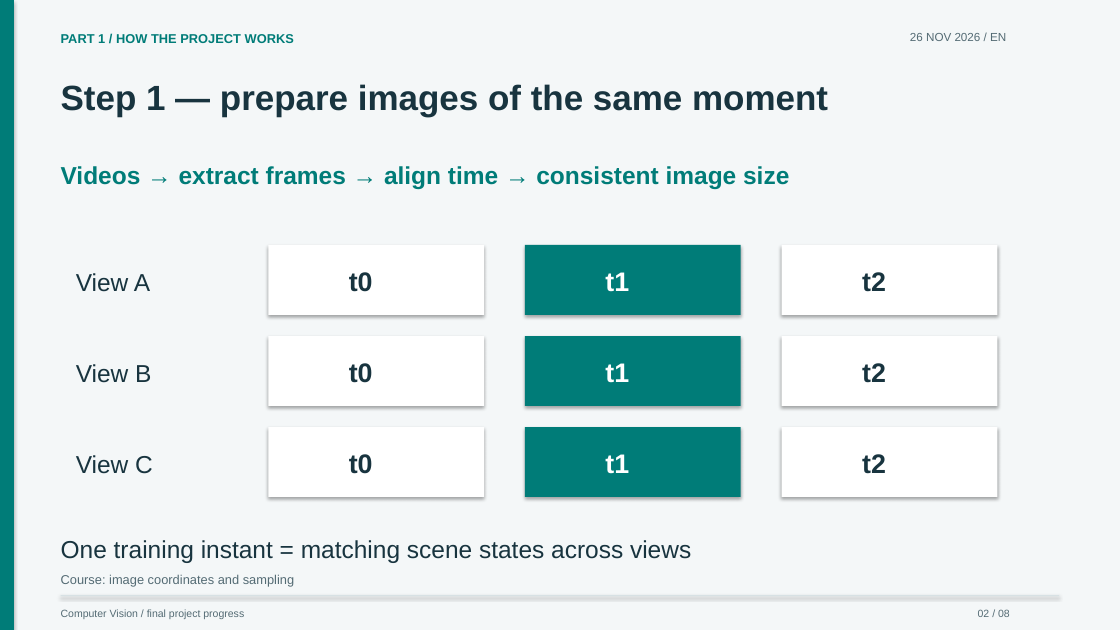
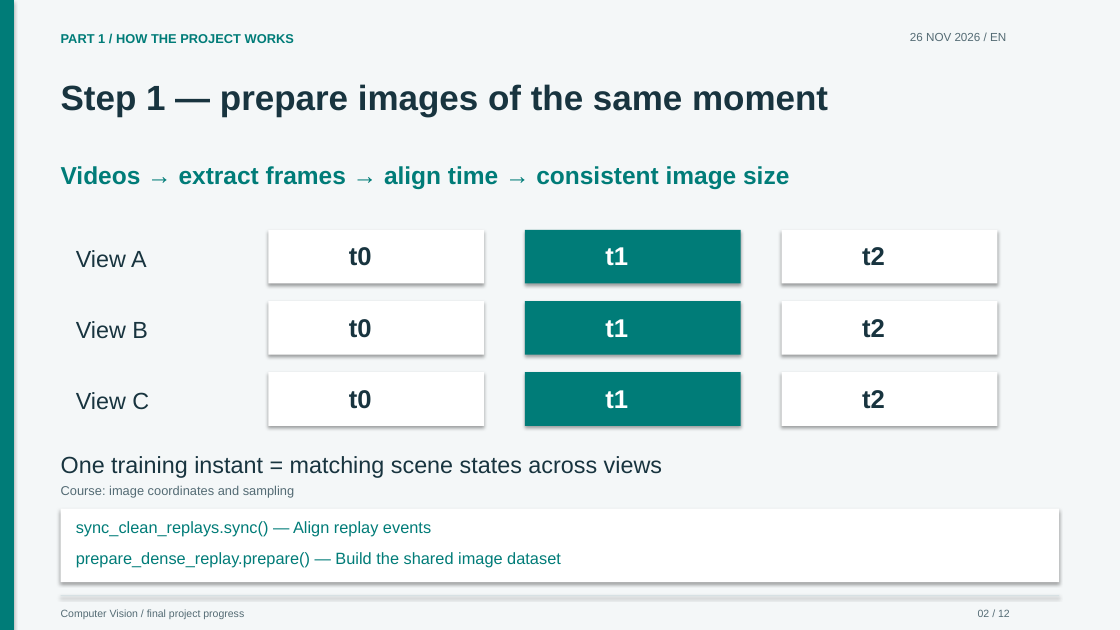
Before and after one commit to craptou/Projet_4D_Gaussian_Splatting, a slide deck: slide 2 of presentations/progress-2026-11-26.en.pptx. Drawn at 1120x630 pixels with LibreOffice and Linux fonts; fonts in the diff are those of the drawing. Boxes give left, top, right and bottom in pixels: in the first picture for what was removed or moved away, otherwise in the second. Text is boxed around its words. In the diff, an @@ line names an element or a change of style, - is before the commit and + after.

```diff
--- a/presentations/progress-2026-11-26.en.pptx
+++ b/presentations/progress-2026-11-26.en.pptx
@@ rectangle: place and size @@
-rectangle at (268,245,484,315)
+rectangle at (268,230,484,284)
@@ rectangle: place and size @@
-rectangle at (525,245,741,315)
+rectangle at (525,230,741,284)
@@ rectangle: place and size @@
-rectangle at (782,245,998,315)
+rectangle at (782,230,998,284)
@@ 4 texts: place and size @@
-4 texts at (76,272,886,292)
+4 texts at (76,247,885,268)
@@ rectangle: place and size @@
-rectangle at (268,336,484,406)
+rectangle at (268,301,484,355)
@@ rectangle: place and size @@
-rectangle at (525,336,741,406)
+rectangle at (525,301,741,355)
@@ rectangle: place and size @@
-rectangle at (782,336,998,406)
+rectangle at (782,301,998,355)
@@ 4 texts: place and size @@
-4 texts at (76,363,886,383)
+4 texts at (76,319,885,339)
@@ rectangle: place and size @@
-rectangle at (268,427,484,497)
+rectangle at (268,372,484,426)
@@ rectangle: place and size @@
-rectangle at (525,427,741,497)
+rectangle at (525,372,741,426)
@@ rectangle: place and size @@
-rectangle at (782,427,998,497)
+rectangle at (782,372,998,426)
@@ size 23 to 22 pt in 9 elements at (349,247,372,266), (605,247,628,266), (862,247,885,266), (349,319,372,338), (605,319,628,338), (862,319,885,338), (349,390,372,409), (605,390,628,409), (862,390,885,409) @@
@@ 4 texts: place and size @@
-4 texts at (76,454,886,474)
+4 texts at (76,390,885,410)
@@ size 21 to 20 pt in 4 elements at (76,250,147,268), (76,321,148,339), (76,392,149,410), (61,456,662,478) @@
@@ text "One training instant = matching ...": place and size @@
-text "One training instant = matching ..." at (61,540,691,563)
+text "One training instant = matching ..." at (61,456,662,478)
@@ text "Course: image coordinates and sampling": place and size @@
-text "Course: image coordinates and sampling" at (61,574,294,587)
+text "Course: image coordinates and sampling" at (61,485,294,498)
@@ rectangle added at (60,509,1060,583), fill #FFFFFF @@
@@ text added at (76,521,431,536), 14 pt, text #007C78 @@
+sync_clean_replays.sync() — Align replay events
@@ text added at (76,552,561,568), 14 pt, text #007C78 @@
+prepare_dense_replay.prepare() — Build the shared image dataset
@@ text at (978,609,1010,617): text changed @@
-02 / 08
+02 / 12
```
Also in this commit, not shown: 7 other slides changed, 4 slides added, 2 slides removed, 14 other files.
